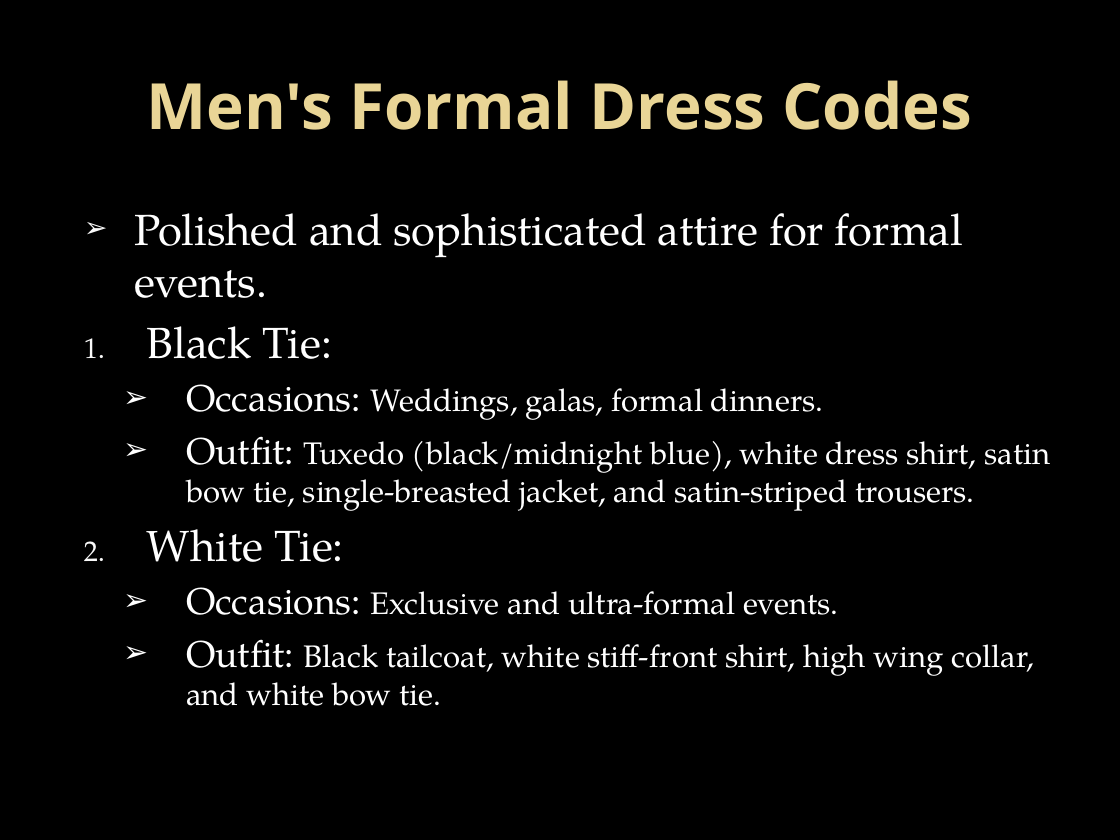
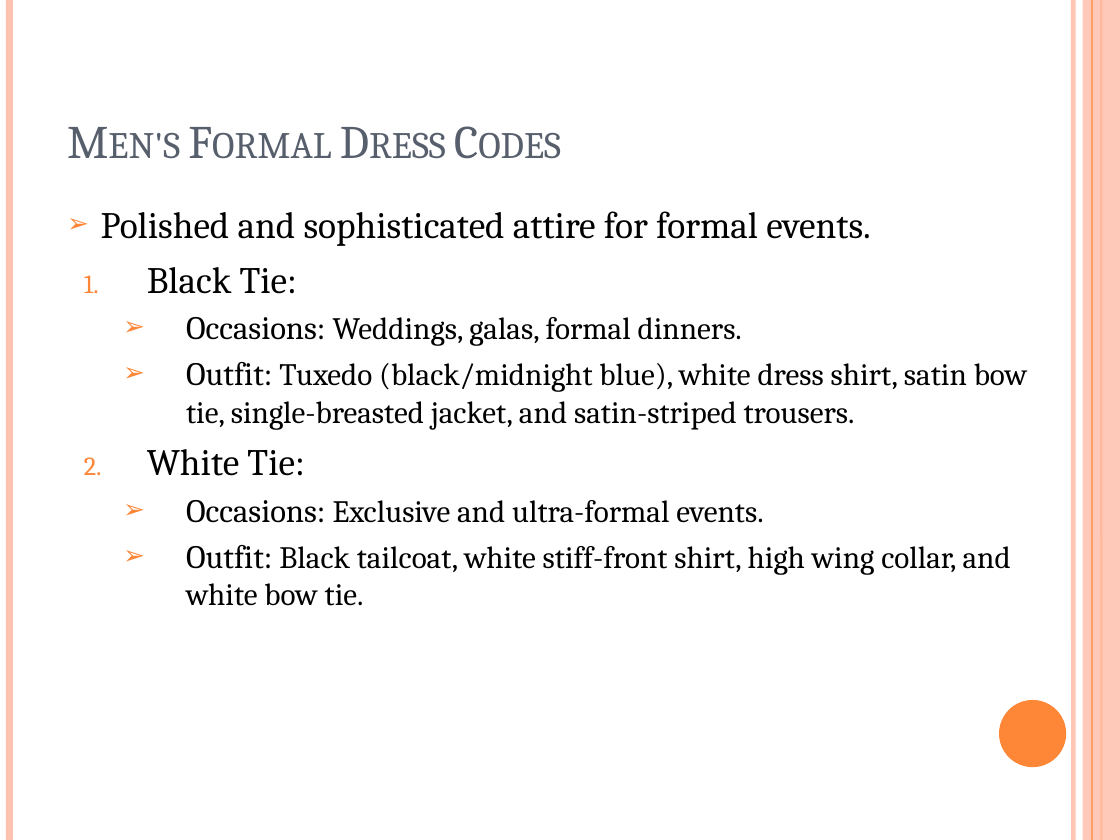
Before and after one commit to itsmeankeet/business-PPTX, a slide deck: slide 5 of dressEthics.pptx (slide 7 before the commit). Drawn at 1120x840 pixels with LibreOffice and Linux fonts; fonts in the diff are those of the drawing; background and template pictures are left out. Boxes give left, top, right and bottom in pixels: in the first picture for what was removed or moved away, otherwise in the second. Text is boxed around its words. In the diff, an @@ line names an element or a change of style, - is before the commit and + after.

```diff
--- a/dressEthics.pptx
+++ b/dressEthics.pptx
@@ background picture (left out) to #FFFFFF @@
@@ line added from (9, 0) to (9, 840), #FEC3AE 4.5 pt @@
@@ line added from (1073, 0) to (1073, 840), #FEC3AE 3 pt @@
@@ rectangle added at <box>1083,0,1120,840</box>, fill #FEC3AE at 87% opacity @@
@@ line added from (1092, 0) to (1092, 840), #FE8637 0.75 pt @@
@@ line added from (1101, 0) to (1101, 840), #FE8637 1.5 pt @@
@@ title "Men's Formal Dress Codes" at <box>108,133,180,158</box>: size 41 to 30 pt, font Open Sans to Cambria, text colour gradient #EAD696 to #E7D081 to #575F6D, bold off, small capitals on; alignment centre to left; vertical alignment middle to bottom @@
@@ text "Polished and sophisticated attire for ..." at <box>101,211,1027,606</box>: size 28 to 24 pt in "Polished and sophisticated attire for formal events.", "Black Tie:", "White Tie:"; font TeX Gyre Pagella to Cambria, text colour #FFFFFF to #000000; size 24 to 21 pt in "Occasions:", "Outfit:", "Occasions:", "Outfit:"; indent changed; bullet colour #F9F9F9 to #FE8637; bullet colour #FFFFFF to #FE8637 @@
@@ ellipse added at <box>999,700,1066,767</box>, fill #FE8637 @@
```
Also in this commit, not shown: 10 other slides changed, 2 slides removed.
